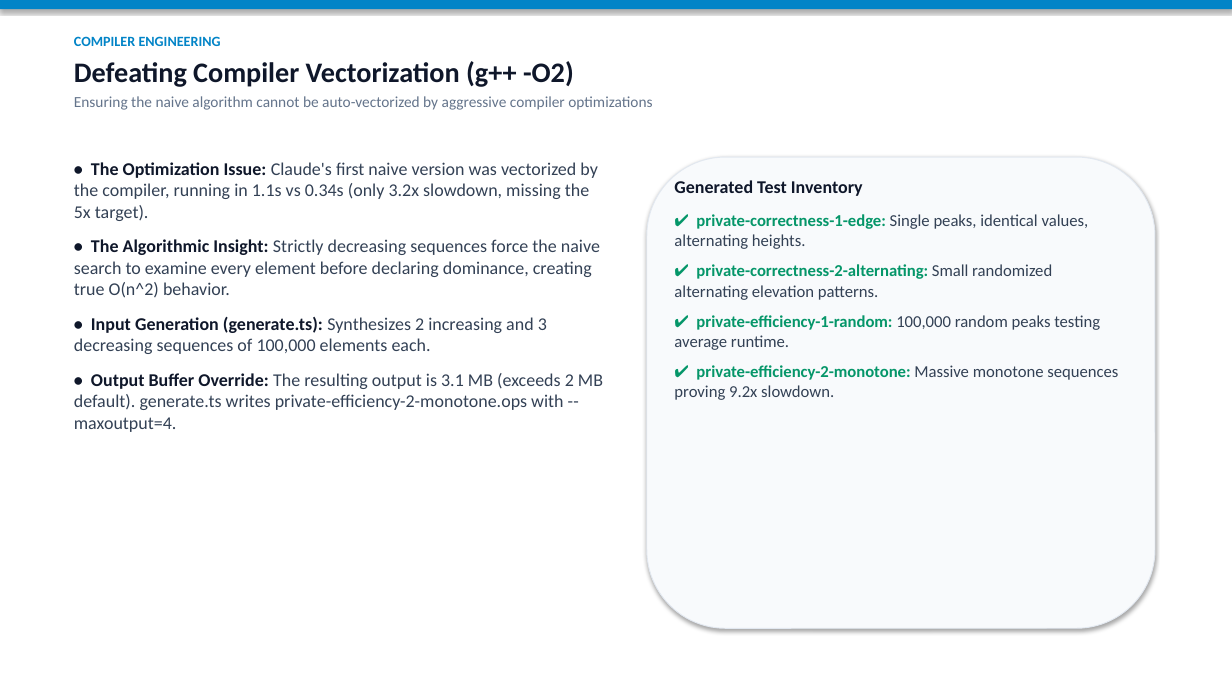
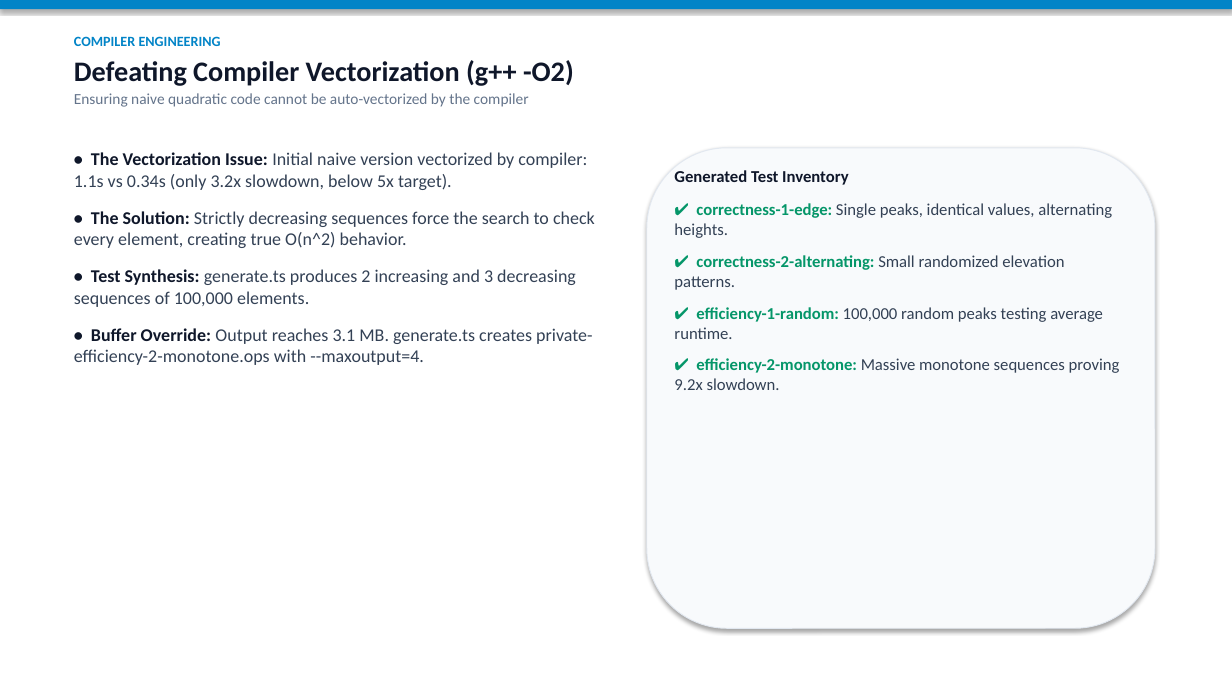
Before and after one commit to SuisSanem000/jutge-private, a slide deck: slide 13 of work/01-meeting-presentation-and-demo-20261112/meeting-summary-presentation.pptx. Drawn at 1232x693 pixels with LibreOffice and Linux fonts; fonts in the diff are those of the drawing. Boxes give left, top, right and bottom in pixels: in the first picture for what was removed or moved away, otherwise in the second. Text is boxed around its words. In the diff, an @@ line names an element or a change of style, - is before the commit and + after.

```diff
--- a/work/01-meeting-presentation-and-demo-20261112/meeting-summary-presentation.pptx
+++ b/work/01-meeting-presentation-and-demo-20261112/meeting-summary-presentation.pptx
@@ text at bbox=[74, 93, 529, 107]: text changed @@
-Ensuring the naive algorithm cannot be auto-vectorized by aggressive compiler optimizations
+Ensuring naive quadratic code cannot be auto-vectorized by the compiler
@@ rounded rectangle: place and size @@
-rounded rectangle at bbox=[647, 157, 1155, 628]
+rounded rectangle at bbox=[647, 148, 1155, 628]
@@ text at bbox=[74, 152, 595, 365]: text changed @@
-• The Optimization Issue: Claude's first naive version was vectorized by the compiler, running in 1.1s vs 0.34s (only 3.2x slowdown, missing the 5x target).
-• The Algorithmic Insight: Strictly decreasing sequences force the naive search to examine every element before declaring dominance, creating true O(n^2) behavior.
-• Input Generation (generate.ts): Synthesizes 2 increasing and 3 decreasing sequences of 100,000 elements each.
-• Output Buffer Override: The resulting output is 3.1 MB (exceeds 2 MB default). generate.ts writes private-efficiency-2-monotone.ops with --maxoutput=4.
+• The Vectorization Issue: Initial naive version vectorized by compiler: 1.1s vs 0.34s (only 3.2x slowdown, below 5x target).
+• The Solution: Strictly decreasing sequences force the search to check every element, creating true O(n^2) behavior.
+• Test Synthesis: generate.ts produces 2 increasing and 3 decreasing sequences of 100,000 elements.
+• Buffer Override: Output reaches 3.1 MB. generate.ts creates private-efficiency-2-monotone.ops with --maxoutput=4.
@@ text at bbox=[674, 170, 848, 185]: size 14 to 13 pt in "Generated Test Inventory" @@
@@ text "Generated Test Inventory": place and size @@
-text "Generated Test Inventory" at bbox=[674, 180, 1118, 400]
+text "Generated Test Inventory" at bbox=[674, 170, 1120, 390]
@@ text at bbox=[674, 203, 1120, 390]: text changed @@
-✔ private-correctness-1-edge: Single peaks, identical values, alternating heights.
-✔ private-correctness-2-alternating: Small randomized alternating elevation patterns.
-✔ private-efficiency-1-random: 100,000 random peaks testing average runtime.
-✔ private-efficiency-2-monotone: Massive monotone sequences proving 9.2x slowdown.
+✔ correctness-1-edge: Single peaks, identical values, alternating heights.
+✔ correctness-2-alternating: Small randomized elevation patterns.
+✔ efficiency-1-random: 100,000 random peaks testing average runtime.
+✔ efficiency-2-monotone: Massive monotone sequences proving 9.2x slowdown.
```
Also in this commit, not shown: 29 other slides changed, 5 other files.
